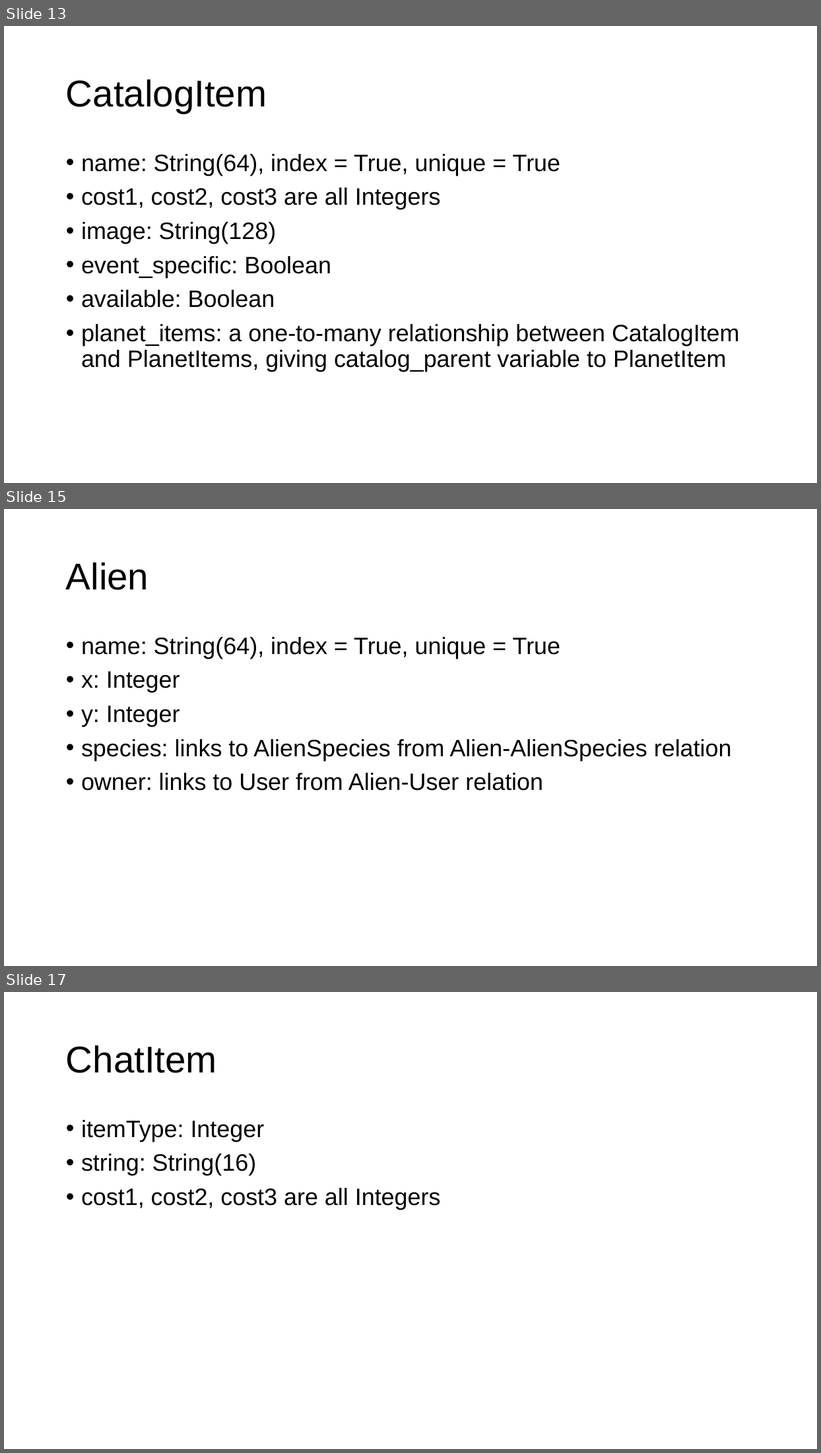
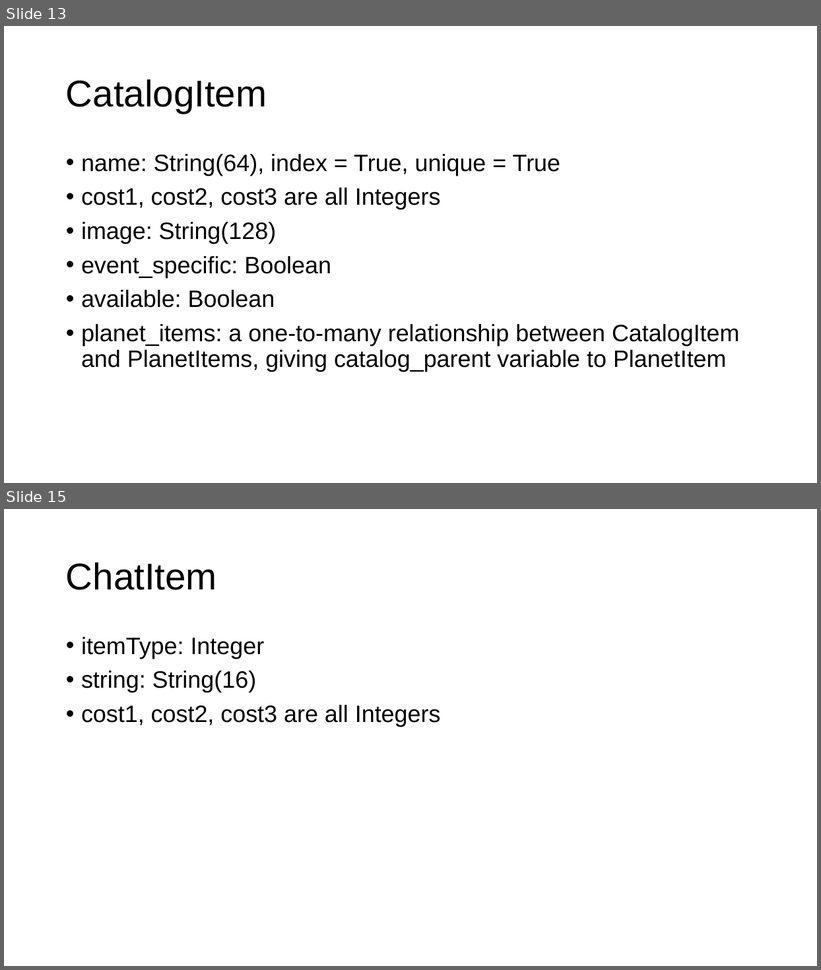
Before and after one commit to gmfk07/iu2018-backend, a slide deck: iu-spec-backend.pptx. Shown one above the other, each under a label of ours: slides 13, 15 and 17 before the commit, slides 13 and 15 after it; the slides between them are not shown. The pictures are 821x1453 and 821x970 pixels, drawn with LibreOffice and Linux fonts; fonts in the diff are those of the drawing. Boxes give left, top, right and bottom in pixels: in the first picture for what was removed or moved away, otherwise in the second. Text is boxed around its words. In the diff, an @@ line names an element or a change of style, - is before the commit and + after.

Commit message:
Revert "Fixed backend bugs, added aliens, rockets, and user info"
This reverts commit 669a06f357fbbdafbfcf50668433925fe10a56d1.

```diff
--- a/iu-spec-backend.pptx
+++ b/iu-spec-backend.pptx
@@ slide 15 removed at box(4, 509, 817, 966), background #FFFFFF @@
@@ title removed at box(66, 562, 149, 590) @@
-Alien
@@ text removed at box(81, 637, 732, 791) @@
-• name: String(64), index = True, unique = True
-• x: Integer
-• y: Integer
-• species: links to AlienSpecies from Alien-AlienSpecies relation
-• owner: links to User from Alien-User relation
@@ what was slide 17 is now slide 15 @@
```
Also in this commit, not shown: 4 slides changed, 3 other slides removed, 5 other files.
